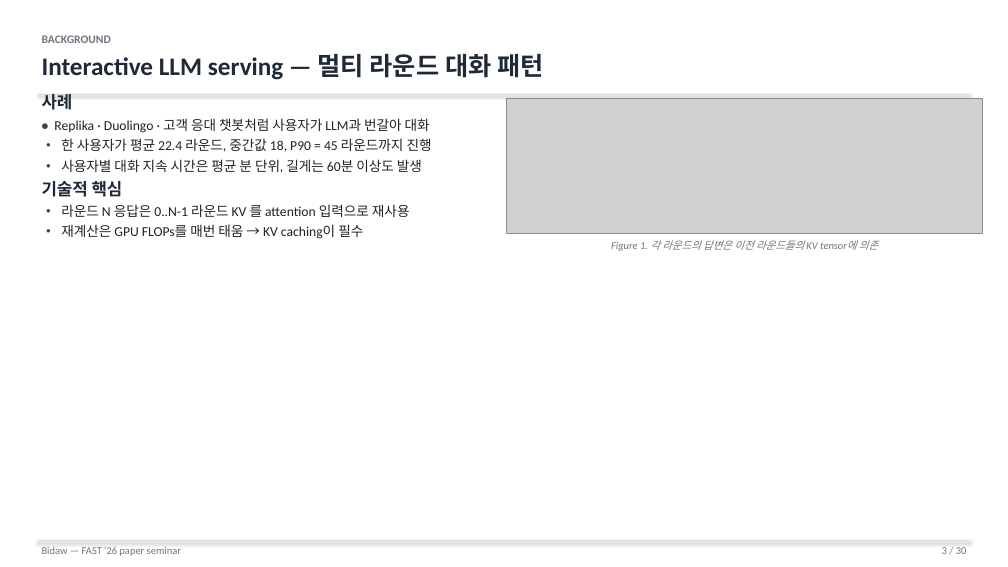
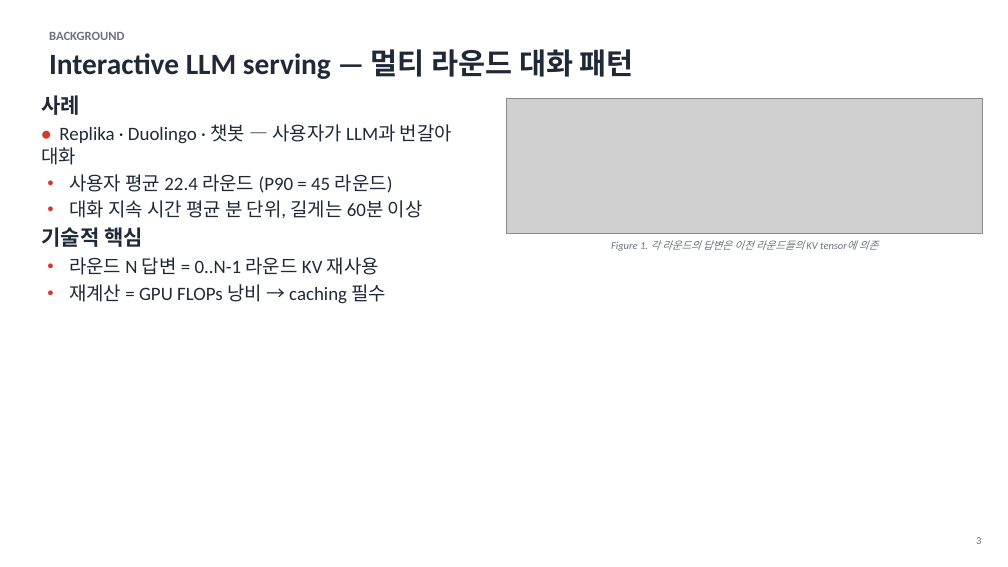
Before and after one commit to Daejun/bidaw, a slide deck: slide 3 of Bidaw_seminar.pptx. Drawn at 1008x567 pixels with LibreOffice and Linux fonts; fonts in the diff are those of the drawing; grey boxes stand for pictures. Boxes give left, top, right and bottom in pixels: in the first picture for what was removed or moved away, otherwise in the second. Text is boxed around its words. In the diff, an @@ line names an element or a change of style, - is before the commit and + after.

Commit message:
Redesign deck in vLLM Kwon (SOSP'23) academic style
Reference: Woosuk Kwon's PagedAttention talk slides + UC Davis vLLM
lecture. Key shifts:

- Body 13pt → 18pt, title 24pt → 28pt, kicker upper-cased small grey
- Title slide: yellow + blue vertical accent bars on the left, 38pt
  bold title, single-line author row
- Header band: no rule, no colour bar — kicker + big title with
  generous whitespace
- Footer reduced to a small page number on the bottom-right
- Single emphasis colour (red #D9352A) on key terms / numbers
- Pastel callout palette (yellow / blue / green / peach) defined for
  future figure annotations
- Trimmed slide-3 bullets ~50% to match lower text density

30-slide structure and embedded figures unchanged.

```diff
--- a/Bidaw_seminar.pptx
+++ b/Bidaw_seminar.pptx
@@ text "BACKGROUND": place and size @@
-text "BACKGROUND" at (42, 35, 543, 80)
+text "BACKGROUND" at (49, 32, 634, 79)
@@ text "BACKGROUND" at (49, 32, 634, 79): size 11 to 12 pt, text colour #707680 to #6B7280 in "BACKGROUND"; size 24 to 28 pt in "Interactive LLM serving — 멀티 라운드 대화 ..."; less space between paragraphs @@
@@ line removed from (38, 95) to (970, 95) @@
@@ text at (42, 95, 143, 247): size 16 to 20 pt in "사례", "기술적 핵심" @@
@@ text at (42, 124, 452, 218): text changed; size 13 to 18 pt; text colour #222222 to #1F2937 @@
-• Replika · Duolingo · 고객 응대 챗봇처럼 사용자가 LLM과 번갈아 대화
-• 한 사용자가 평균 22.4 라운드, 중간값 18, P90 = 45 라운드까지 진행
-• 사용자별 대화 지속 시간은 평균 분 단위, 길게는 60분 이상도 발생
+• Replika · Duolingo · 챗봇 — 사용자가 LLM과 번갈아 대화
+• 사용자 평균 22.4 라운드 (P90 = 45 라운드)
+• 대화 지속 시간 평균 분 단위, 길게는 60분 이상
@@ text at (69, 257, 386, 304): text changed; size 13 to 18 pt; text colour #222222 to #1F2937 @@
-• 라운드 N 응답은 0..N-1 라운드 KV 를 attention 입력으로 재사용
-• 재계산은 GPU FLOPs를 매번 태움 → KV caching이 필수
+• 라운드 N 답변 = 0..N-1 라운드 KV 재사용
+• 재계산 = GPU FLOPs 낭비 → caching 필수
@@ text at (976, 537, 981, 544): text changed; text colour #707680 to #6B7280 @@
-3 / 30
+3
@@ line removed from (38, 541) to (970, 541) @@
@@ text removed at (42, 547, 181, 556) @@
-Bidaw — FAST '26 paper seminar
```
Also in this commit, not shown: 29 other slides changed, 2 other files.
